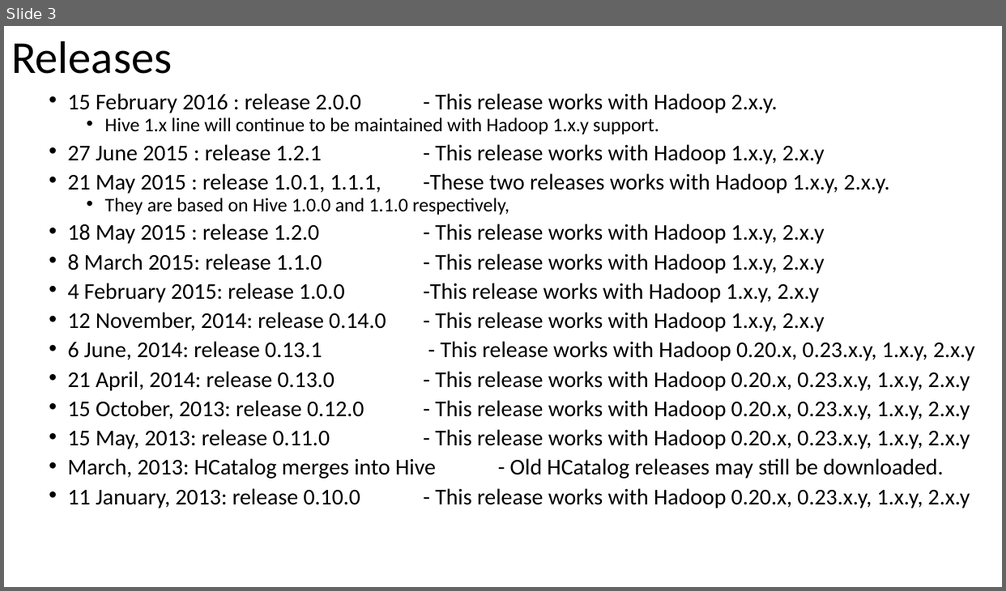
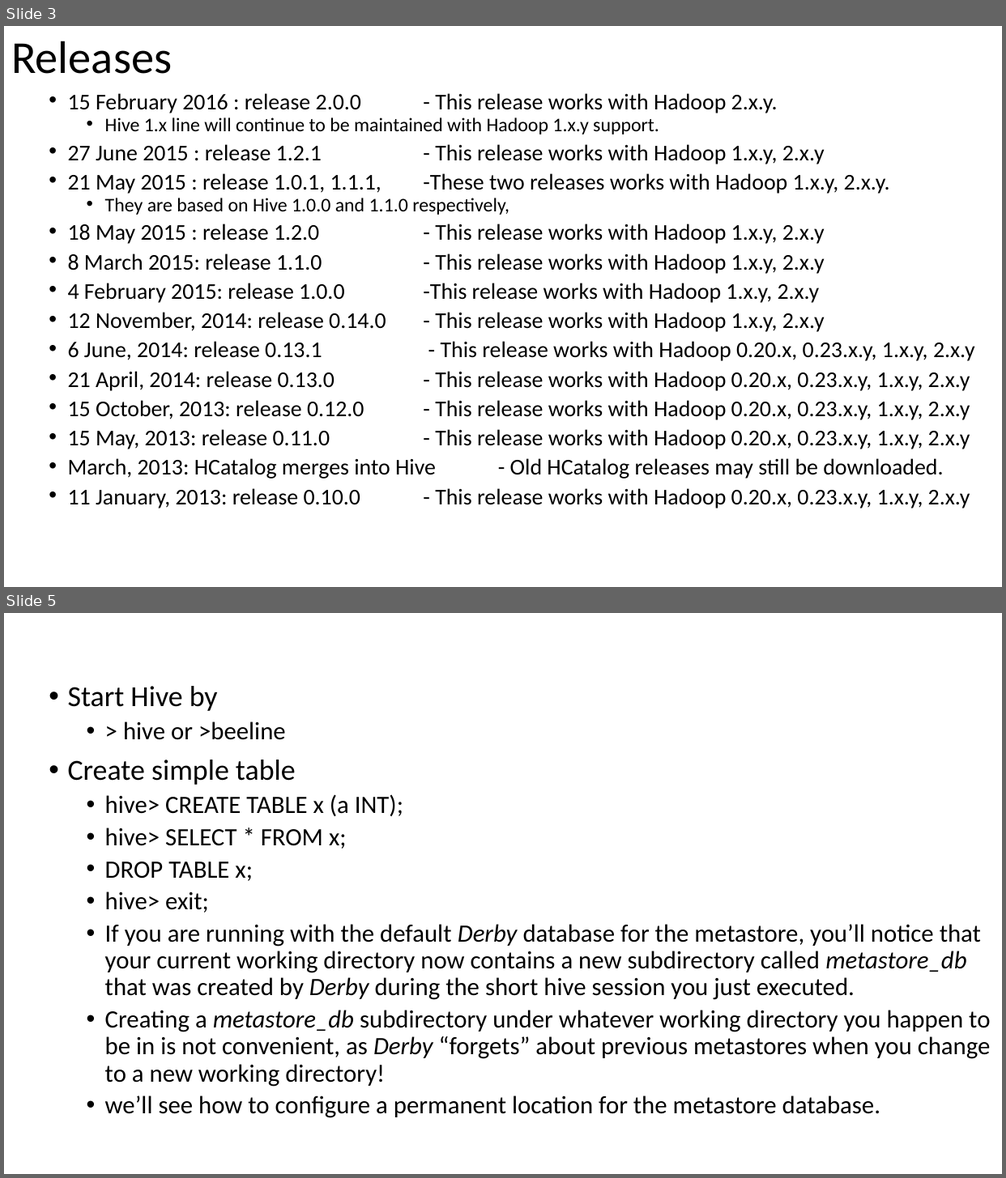
Before and after one commit to email2dorababu/SCALA_Reading, a slide deck: Hive_Def_Guide_mar_2016/Hive_Def_guide_installation.pptx. Shown one above the other, each under a label of ours: slide 3 before the commit, slides 3 and 5 after it; the slides between them are not shown. The pictures are 1006x591 and 1006x1178 pixels, drawn with LibreOffice and Linux fonts; fonts in the diff are those of the drawing. Boxes give left, top, right and bottom in pixels: in the first picture for what was removed or moved away, otherwise in the second. Text is boxed around its words. In the diff, an @@ line names an element or a change of style, - is before the commit and + after.

```diff
--- a/Hive_Def_Guide_mar_2016/Hive_Def_guide_installation.pptx
+++ b/Hive_Def_Guide_mar_2016/Hive_Def_guide_installation.pptx
@@ slide 5 added at [4, 613, 1002, 1174], background #FFFFFF @@
@@ text added at [68, 686, 991, 1118], 24 pt, text #000000 @@
+• Start Hive by
+  • > hive or >beeline
+• Create simple table
+  • hive> CREATE TABLE x (a INT);
+  • hive> SELECT * FROM x;
+  • DROP TABLE x;
+  • hive> exit;
+  • If you are running with the default Derby database for the metastore, you’ll notice that your current working directory now contains a new subdirectory called metastore_db that was created by Derby during the short hive session you just executed.
+  • Creating a metastore_db subdirectory under whatever working directory you happen to be in is not convenient, as Derby “forgets” about previous metastores when you change to a new working directory!
+  • we’ll see how to configure a permanent location for the metastore database.
```
Also in this commit, not shown: 5 other slides added, 1 other file.
